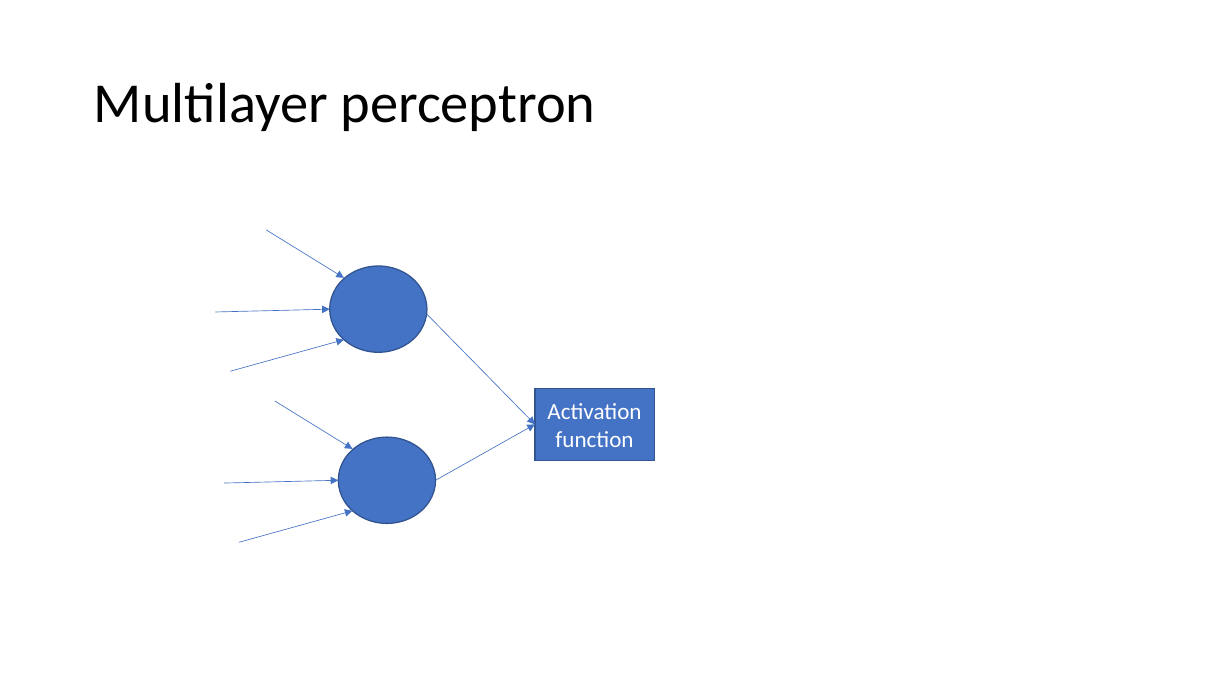
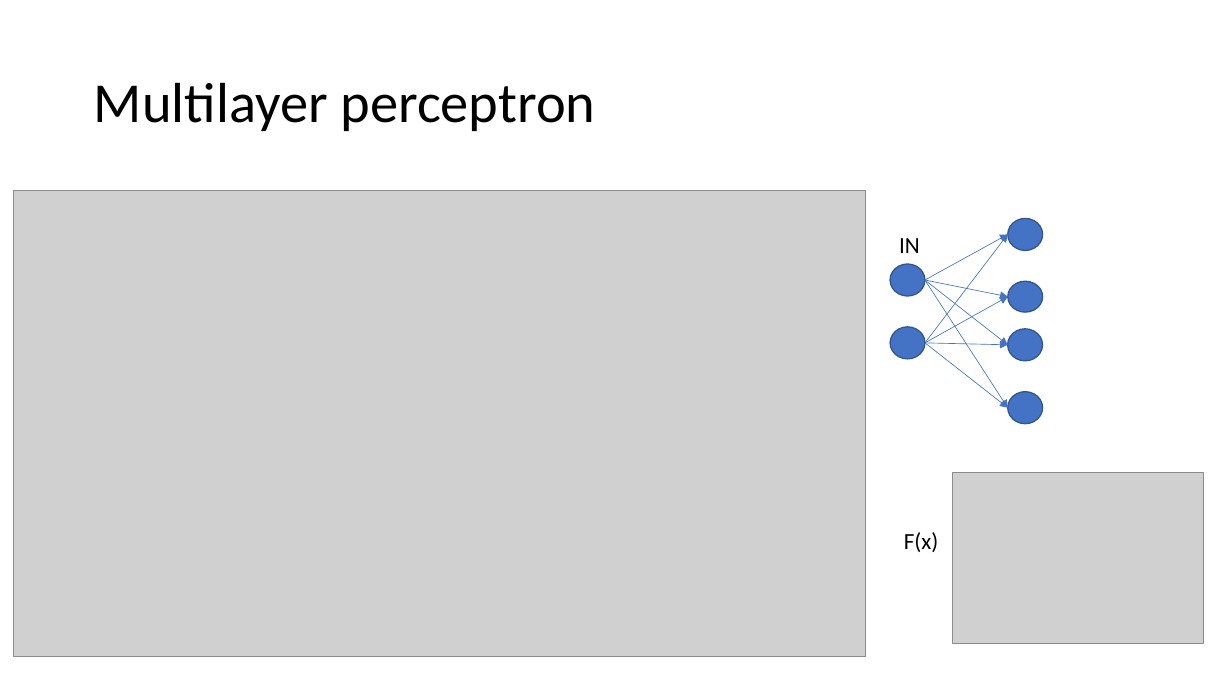
Before and after one commit to Huffwut/Python-meeting, a slide deck: slide 17 of machine learning learnings/perceptron - object detection.pptx (slide 16 before the commit). Drawn at 1232x693 pixels with LibreOffice and Linux fonts; fonts in the diff are those of the drawing; grey boxes stand for pictures. Boxes give left, top, right and bottom in pixels: in the first picture for what was removed or moved away, otherwise in the second. Text is boxed around its words. In the diff, an @@ line names an element or a change of style, - is before the commit and + after.

```diff
--- a/machine learning learnings/perceptron - object detection.pptx
+++ b/machine learning learnings/perceptron - object detection.pptx
@@ picture added at [14,190,866,656] @@
@@ text added at [899,238,920,253], 18 pt, text #000000 @@
+IN
@@ arrow moved from (266, 230) - (344, 278) to (925, 280) - (1008, 235) @@
@@ arrow moved from (427, 314) - (535, 424) to (925, 343) - (1008, 235) @@
@@ ellipse added at [1008,218,1043,250], fill #4472C4, outline #325491 1 pt @@
@@ ellipse removed at [330,266,427,352] @@
@@ ellipse added at [890,264,925,297], fill #4472C4, outline #325491 1 pt @@
@@ arrow moved from (274, 401) - (353, 449) to (925, 343) - (1008, 297) @@
@@ arrow moved from (435, 481) - (535, 424) to (925, 280) - (1008, 345) @@
@@ arrow added from (925, 280) to (1008, 297), #4472C4 0.5 pt @@
@@ arrow added from (925, 280) to (1008, 408), #4472C4 0.5 pt @@
@@ ellipse added at [1008,281,1043,311], fill #4472C4, outline #325491 1 pt @@
@@ arrow removed from (215, 312) to (330, 310) @@
@@ ellipse added at [890,327,925,360], fill #4472C4, outline #325491 1 pt @@
@@ ellipse added at [1008,329,1043,361], fill #4472C4, outline #325491 1 pt @@
@@ arrow removed from (230, 372) to (344, 340) @@
@@ arrow added from (925, 343) to (1008, 345), #4472C4 0.5 pt @@
@@ arrow added from (925, 343) to (1008, 408), #4472C4 0.5 pt @@
@@ rectangle removed at [535,388,654,460] @@
-Activation
-function
@@ ellipse added at [1008,392,1043,424], fill #4472C4, outline #325491 1 pt @@
@@ ellipse removed at [338,437,435,523] @@
@@ picture added at [953,472,1203,643] @@
@@ arrow removed from (224, 483) to (338, 481) @@
@@ arrow removed from (239, 543) to (353, 511) @@
@@ text added at [904,532,939,552], 18 pt, text #000000 @@
+F(x)
```
Also in this commit, not shown: 10 other slides changed, 4 slides added, 1 slide removed, 1 other file.
